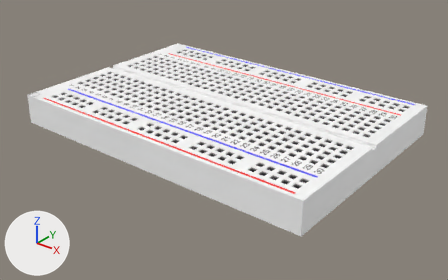
The FBX model BreadBoard/model/Breadboard.fbx, before and after one commit.
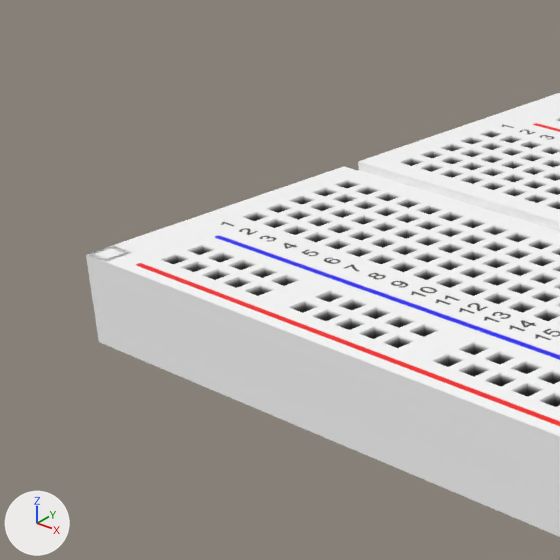
Old and new are each drawn whole from a 50 mm camera at (0.51, -0.326, 0.228) aimed at (0.174, 0.093, -0.032) and again close up on the part from 0% to 40% of the width and 5% to 68% of the height. Every picture has the same lights, and +X, +Y and +Z are marked at lower left. The first two pictures are the older version. Where no turn or scale is listed for an object, it has been applied to the vertices.

Objects in the first close-up: 'Power' and 1 more.
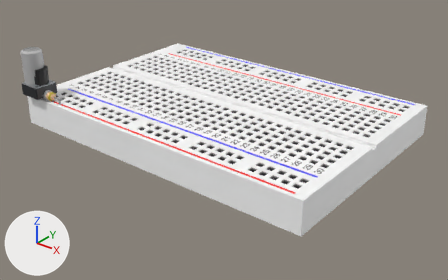
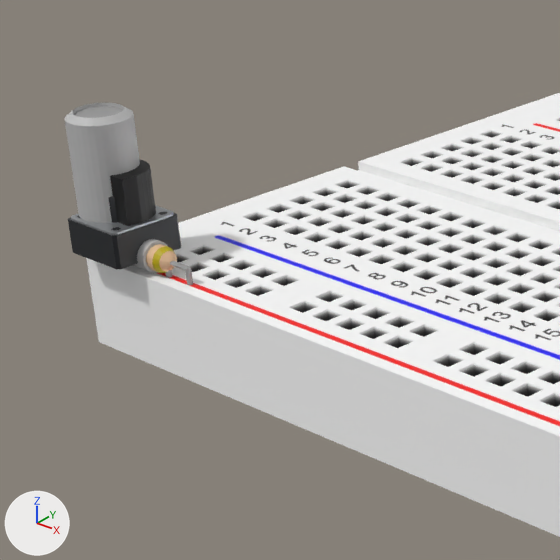
Diff of the bpy script that builds the scene:
```diff
--- a/BreadBoard/model/Breadboard.fbx.py
+++ b/BreadBoard/model/Breadboard.fbx.py
@@ ob_button @@
+ob_button = bpy.data.objects.new('Button', me_平面_008)  # 128 vertices, 66 faces; spans x -0.007..0.017, y -0.012..0.012, z -0.0124..0.0364; in mat_metal_002 (light grey #b8bcbf), mat_color0_002 (black #1d1f23)
+ob_button.location = (0.01, 0.005, -0.0126)
@@ ob_chemcap @@
+ob_chemcap = bpy.data.objects.new('Chemcap', me_平面_004)  # 280 vertices, 240 faces; spans x 0.0..0.02, y -0.005..0.015, z -0.025..0.0475; in mat_metal (grey #9a9a9a), mat_chamcap (its picture is missing)
+ob_chemcap.location = (0.0, 0.0, 0.0)
@@ ob_diode @@
+ob_diode = bpy.data.objects.new('Diode', me_平面_006)  # 88 vertices, 54 faces; spans x 0.0041..0.0359, y 0.0..0.01, z -0.025..0.01; in mat_metal (grey #9a9a9a), mat_diode (its picture is missing)
+ob_diode.location = (0.0, 0.0, 0.0)
@@ ob_transistor @@
+ob_transistor = bpy.data.objects.new('Transistor', me_平面_002)  # 104 vertices, 72 faces; spans x 0.0041..0.0259, y 0.0001..0.015, z -0.025..0.03; in mat_metal (grey #9a9a9a), mat_transistor (black #000000)
+ob_transistor.location = (0.0, 0.0, 0.0)
@@ ob_resistor @@
+ob_resistor = bpy.data.objects.new('Resistor', me_円柱)  # 232 vertices, 214 faces; spans x 0.0041..0.0459, y 0.0007..0.0093, z -0.025..0.0093; in mat_body (beige #e7c098), mat_color0 (black #000000), mat_color1 (red #e7000e), mat_color2 (brown #5d2f0a), mat_color3 (yellow #c2ad00), mat_metal (grey #9a9a9a)
+ob_resistor.location = (0.0, 0.0, 0.0)
```

Location of each change, (x1, y1, x2, y2) in pixels of the close-ups (560 x 560 px):
'Chemcap', added: after (65, 103, 140, 223)
    faces in mat_chamcap (its picture is missing): (65, 103, 140, 223)
    faces in mat_metal (grey #9a9a9a): (74, 106, 123, 118)
'Button', added: after (68, 196, 181, 269)
    faces in mat_color0_002 (black #1d1f23): (68, 196, 181, 269)
    faces in mat_metal_002 (light grey #b8bcbf): (71, 205, 174, 235)
'Transistor', added: after (110, 160, 156, 226)
'Resistor', added: after (146, 244, 193, 285)
    faces in mat_body (beige #e7c098): (146, 244, 177, 272)
    faces in mat_color3 (yellow #c2ad00): (152, 246, 175, 273)
    faces in mat_metal (grey #9a9a9a): (170, 261, 193, 285)
'Diode', added: after (133, 239, 172, 277)
    faces in mat_diode (its picture is missing): (133, 239, 168, 273)
